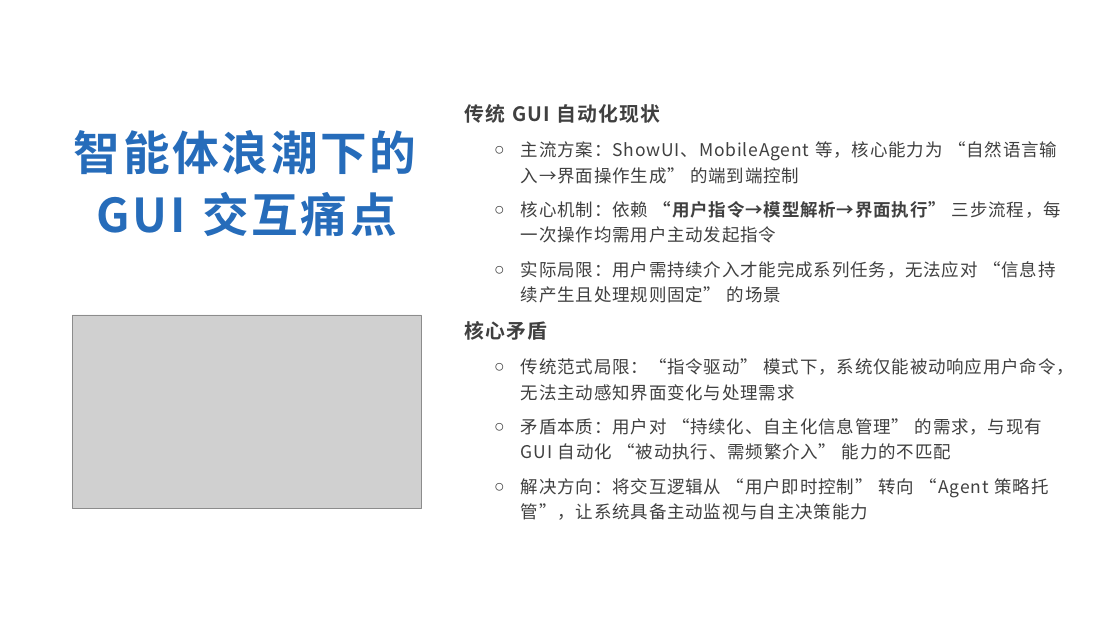
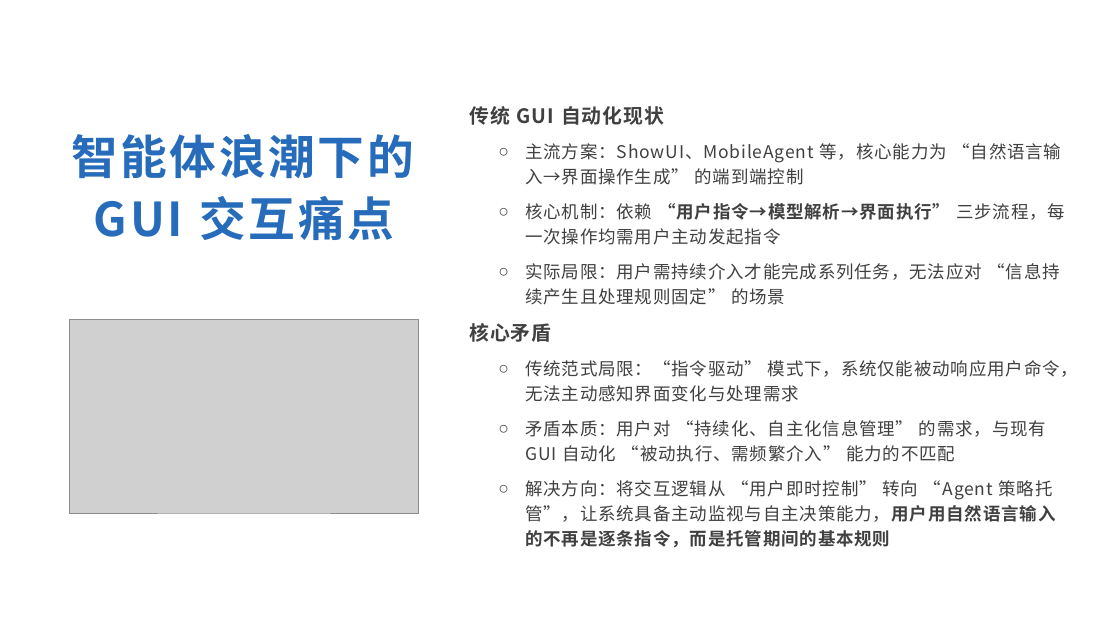
Before and after one commit to 221240008/2025_AI_projrct, a slide deck: slide 3 of 中期展示.pptx. Drawn at 1120x630 pixels with LibreOffice and Linux fonts; fonts in the diff are those of the drawing; grey boxes stand for pictures. Boxes give left, top, right and bottom in pixels: in the first picture for what was removed or moved away, otherwise in the second. Text is boxed around its words. In the diff, an @@ line names an element or a change of style, - is before the commit and + after.

```diff
--- a/中期展示.pptx
+++ b/中期展示.pptx
@@ text "智能体浪潮下的 GUI 交互痛点": place and size @@
-text "智能体浪潮下的 GUI 交互痛点" at (74,130,417,236)
+text "智能体浪潮下的 GUI 交互痛点" at (71,134,414,240)
@@ picture: place and size @@
-picture at (72,315,421,509)
+picture at (70,319,418,513)
@@ text at (525,480,1055,547): text changed @@
-  ○ 解决方向：将交互逻辑从 “用户即时控制” 转向 “Agent 策略托管”，让系统具备主动监视与自主决策能力
+  ○ 解决方向：将交互逻辑从 “用户即时控制” 转向 “Agent 策略托管”，让系统具备主动监视与自主决策能力，用户用自然语言输入的不再是逐条指令，而是托管期间的基本规则
```
Also in this commit, not shown: 2 other slides changed.
